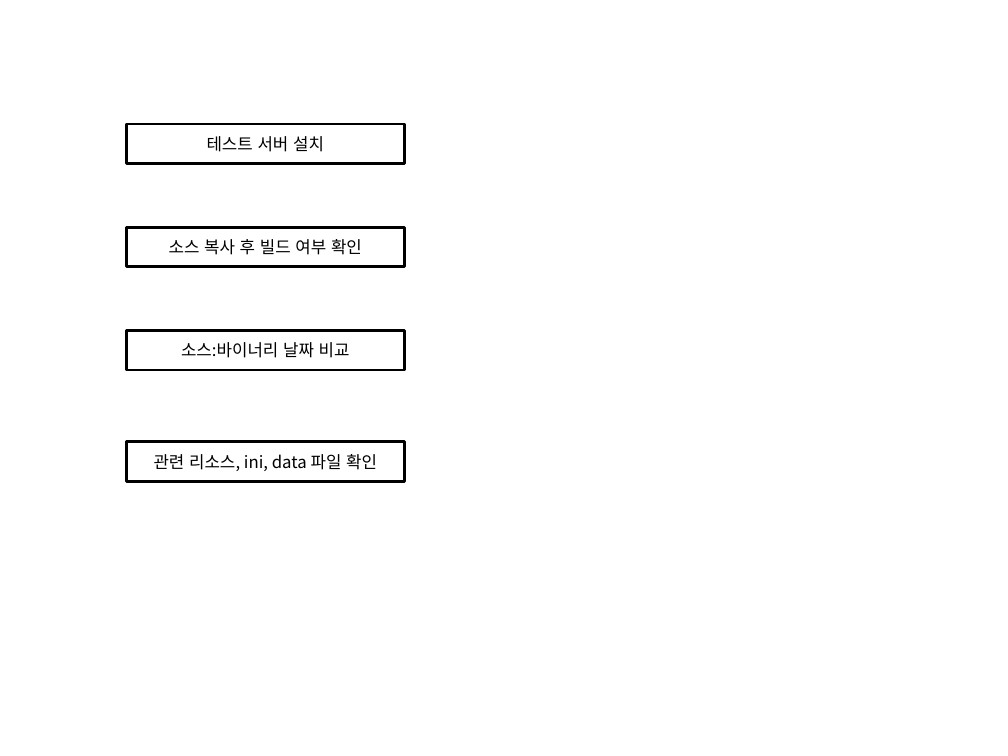
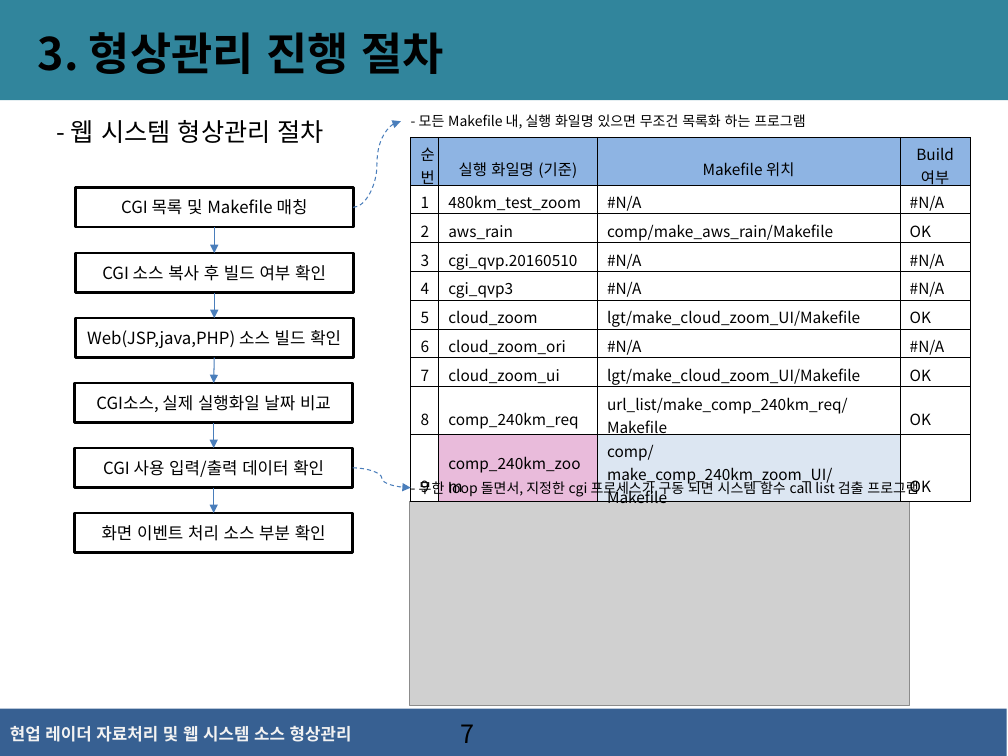
Before and after one commit to kodak00/FirstJava, a slide deck: slide 7 of 현업 레이더자료처리 및 웹시스템 소스 형상관리(김언식).pptx (slide 8 before the commit). Drawn at 1008x756 pixels with LibreOffice and Linux fonts; fonts in the diff are those of the drawing; grey boxes stand for pictures; background and template pictures are left out. Boxes give left, top, right and bottom in pixels: in the first picture for what was removed or moved away, otherwise in the second. Text is boxed around its words. In the diff, an @@ line names an element or a change of style, - is before the commit and + after.

```diff
--- a/현업 레이더자료처리 및 웹시스템 소스 형상관리(김언식).pptx
+++ b/현업 레이더자료처리 및 웹시스템 소스 형상관리(김언식).pptx
@@ rectangle added at [0, 0, 1008, 100], fill #31859C @@
@@ text added at [38, 32, 443, 74], 32 pt, text #000000, bold @@
+3. 형상관리 진행 절차
@@ text added at [419, 114, 805, 129], 10 pt, text #000000 @@
+- 모든 Makefile 내, 실행 화일명 있으면 무조건 목록화 하는 프로그램
@@ text added at [71, 120, 324, 143], 18 pt, text #000000 @@
+- 웹 시스템 형상관리 절차
@@ curved arrow added from (353, 208) to (401, 121), #4B7EBC 0.75 pt dashed @@
@@ table added at [410, 137, 970, 507], 10 rows, 4 columns @@
+순번 | 실행 화일명 (기준) | Makefile 위치 | Build 여부
+1 | 480km_test_zoom | #N/A | #N/A
+2 | aws_rain | comp/make_aws_rain/Makefile | OK
+3 | cgi_qvp.20160510 | #N/A | #N/A
+4 | cgi_qvp3 | #N/A | #N/A
+5 | cloud_zoom | lgt/make_cloud_zoom_UI/Makefile | OK
+6 | cloud_zoom_ori | #N/A | #N/A
+7 | cloud_zoom_ui | lgt/make_cloud_zoom_UI/Makefile | OK
+8 | comp_240km_req | url_list/make_comp_240km_req/Makefile | OK
+9 | comp_240km_zoom | comp/make_comp_240km_zoom_UI/Makefile | OK
@@ rectangle "CGI 목록 및 Makefile 매칭": place and size @@
-rectangle "CGI 목록 및 Makefile 매칭" at [126, 124, 404, 163]
+rectangle "CGI 목록 및 Makefile 매칭" at [76, 187, 354, 227]
@@ text in rectangle at [121, 199, 308, 215]: text changed @@
-테스트 서버 설치
+CGI 목록 및 Makefile 매칭
@@ arrow added from (215, 227) to (215, 253), #4B7EBC 0.75 pt @@
@@ rectangle "CGI 소스 복사 후 빌드 ...": place and size @@
-rectangle "CGI 소스 복사 후 빌드 ..." at [126, 227, 404, 266]
+rectangle "CGI 소스 복사 후 빌드 ..." at [76, 253, 354, 292]
@@ text in rectangle at [102, 265, 326, 281]: text changed @@
-소스 복사 후 빌드 여부 확인
+CGI 소스 복사 후 빌드 여부 확인
@@ arrow added from (215, 292) to (215, 319), #4B7EBC 0.75 pt @@
@@ rectangle added at [76, 319, 354, 358], fill #FFFFFF, outline #000000 2 pt, 12 pt, text #000000 @@
+Web(JSP,java,PHP) 소스 빌드 확인
@@ arrow added from (215, 358) to (214, 383), #4B7EBC 0.75 pt @@
@@ rectangle "CGI소스, 실제 실행화일 날짜 비교": place and size @@
-rectangle "CGI소스, 실제 실행화일 날짜 비교" at [126, 331, 404, 370]
+rectangle "CGI소스, 실제 실행화일 날짜 비교" at [75, 383, 353, 422]
@@ text in rectangle at [96, 395, 331, 412]: text changed @@
-소스:바이너리 날짜 비교
+CGI소스, 실제 실행화일 날짜 비교
@@ rectangle "CGI 사용 입력/출력 데이터 확인": place and size @@
-rectangle "CGI 사용 입력/출력 데이터 확인" at [126, 442, 404, 481]
+rectangle "CGI 사용 입력/출력 데이터 확인" at [75, 448, 353, 487]
@@ arrow added from (214, 422) to (214, 448), #4B7EBC 0.75 pt @@
@@ text in rectangle at [103, 460, 324, 477]: text changed @@
-관련 리소스, ini, data 파일 확인
+CGI 사용 입력/출력 데이터 확인
@@ curved arrow added from (353, 468) to (410, 488), #4B7EBC 0.75 pt dashed @@
@@ text added at [448, 479, 918, 497], 10 pt, text #000000 @@
+- 무한 loop 돌면서, 지정한 cgi 프로세스가 구동 되면 시스템 함수 call list 검출 프로그램
@@ arrow added from (214, 488) to (214, 513), #4B7EBC 0.75 pt @@
@@ picture added at [409, 501, 909, 705] @@
@@ rectangle added at [75, 513, 353, 552], fill #FFFFFF, outline #000000 2 pt, 12 pt, text #000000 @@
+화면 이벤트 처리 소스 부분 확인
@@ rectangle added at [0, 709, 1007, 756], fill #376092 @@
@@ text added at [10, 726, 352, 742], 12 pt, text #F2F2F2, bold @@
+현업 레이더 자료처리 및 웹 시스템 소스 형상관리
@@ page number added at [460, 724, 474, 743], 18 pt, text #000000 @@
+7
```
Also in this commit, not shown: 9 other slides changed, 6 slides added, 3 slides removed.
